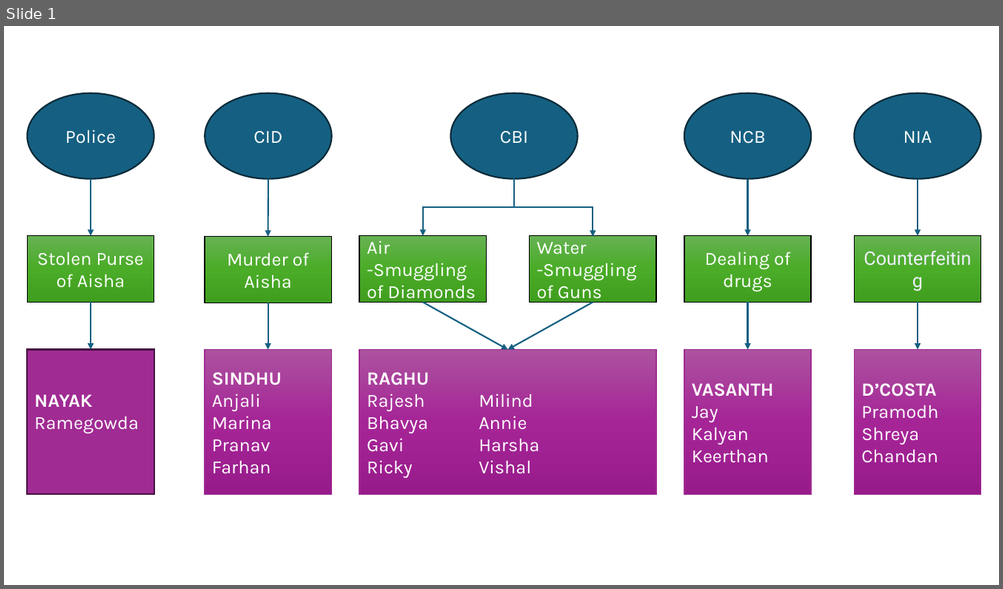
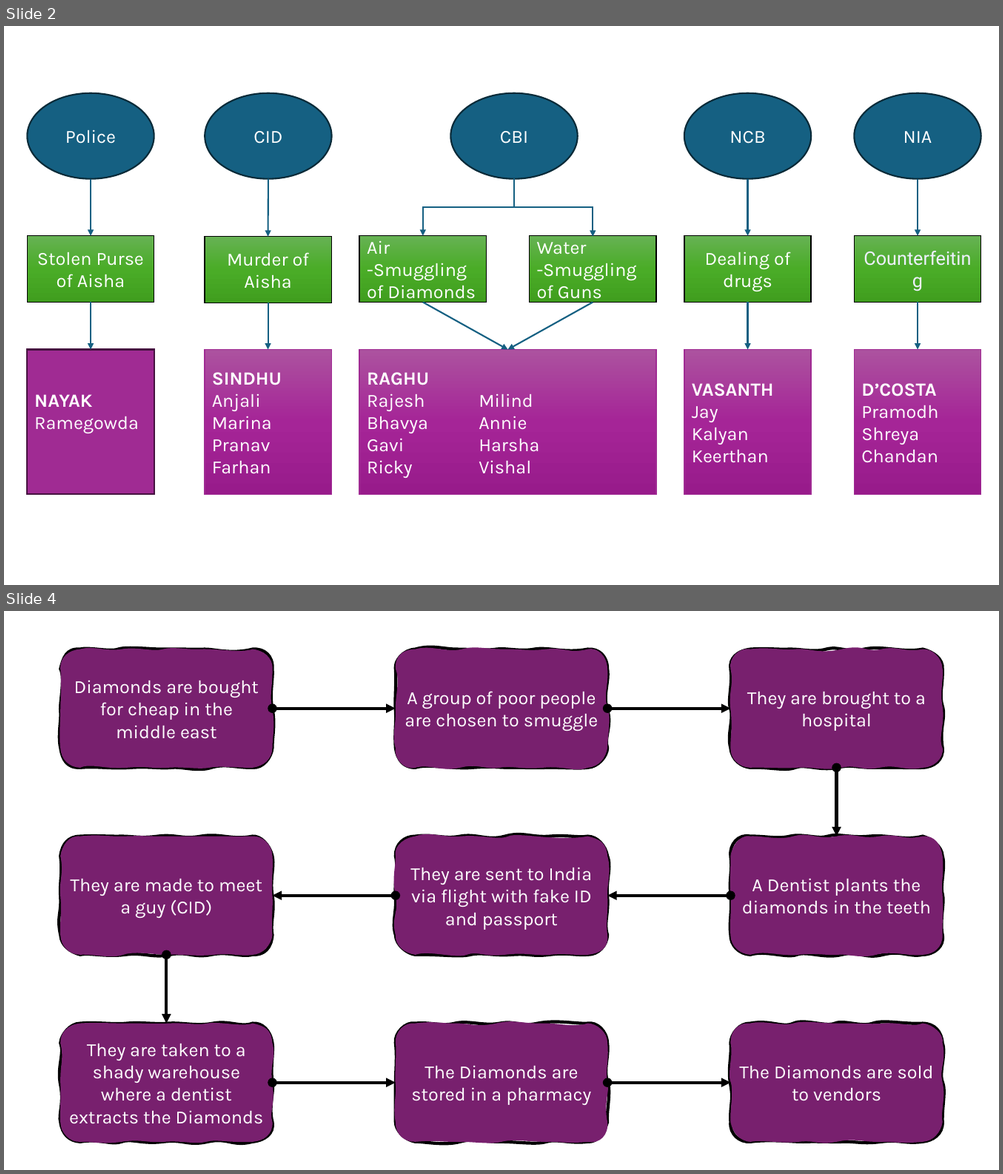
Before and after one commit to arya-prakyath/the-a-films, a slide deck: THE_A_Ideas/Innocent Gems/Innocent Gems - Flows.pptx. Shown one above the other, each under a label of ours: slide 1 before the commit, slides 2 and 4 after it; the slides between them are not shown. The pictures are 1003x589 and 1003x1174 pixels, drawn with LibreOffice and Linux fonts; fonts in the diff are those of the drawing. Boxes give left, top, right and bottom in pixels: in the first picture for what was removed or moved away, otherwise in the second. Text is boxed around its words. In the diff, an @@ line names an element or a change of style, - is before the commit and + after.

```diff
--- a/THE_A_Ideas/Innocent Gems/Innocent Gems - Flows.pptx
+++ b/THE_A_Ideas/Innocent Gems/Innocent Gems - Flows.pptx
@@ slide 4 added at <box>4,611,999,1170</box>, background #FFFFFF @@
@@ freeform shape added at <box>61,649,273,768</box>, fill #78206E, outline #000000 3 pt, 18 pt, text #FFFFFF @@
+Diamonds are bought for cheap in the middle east
@@ freeform shape added at <box>395,649,608,768</box>, fill #78206E, outline #000000 3 pt, 18 pt, text #FFFFFF @@
+A group of poor people are chosen to smuggle
@@ freeform shape added at <box>731,649,942,768</box>, fill #78206E, outline #000000 3 pt, 18 pt, text #FFFFFF @@
+They are brought to a hospital
@@ double arrow added from (273, 709) to (395, 709), #000000 3 pt @@
@@ double arrow added from (608, 709) to (731, 709), #000000 3 pt @@
@@ double arrow added from (836, 768) to (836, 836), #000000 3 pt @@
@@ freeform shape added at <box>61,836,273,955</box>, fill #78206E, outline #000000 3 pt, 18 pt, text #FFFFFF @@
+They are made to meet a guy (CID)
@@ freeform shape added at <box>395,836,608,955</box>, fill #78206E, outline #000000 3 pt, 18 pt, text #FFFFFF @@
+They are sent to India via flight with fake ID and passport
@@ freeform shape added at <box>731,836,942,955</box>, fill #78206E, outline #000000 3 pt, 18 pt, text #FFFFFF @@
+A Dentist plants the diamonds in the teeth
@@ double arrow added from (395, 896) to (273, 896), #000000 3 pt @@
@@ double arrow added from (731, 896) to (608, 896), #000000 3 pt @@
@@ double arrow added from (167, 955) to (167, 1024), #000000 3 pt @@
@@ freeform shape added at <box>61,1024,273,1142</box>, fill #78206E, outline #000000 3 pt, 18 pt, text #FFFFFF @@
+They are taken to a shady warehouse where a dentist extracts the Diamonds
@@ freeform shape added at <box>395,1024,608,1142</box>, fill #78206E, outline #000000 3 pt, 18 pt, text #FFFFFF @@
+The Diamonds are stored in a pharmacy
@@ freeform shape added at <box>731,1024,942,1142</box>, fill #78206E, outline #000000 3 pt, 18 pt, text #FFFFFF @@
+The Diamonds are sold to vendors
@@ double arrow added from (273, 1083) to (395, 1083), #000000 3 pt @@
@@ double arrow added from (608, 1083) to (731, 1083), #000000 3 pt @@
@@ what was slide 1 is now slide 2 @@
```
Also in this commit, not shown: 1 slide changed, 5 other slides added, 2 slides removed, 4 other files.
